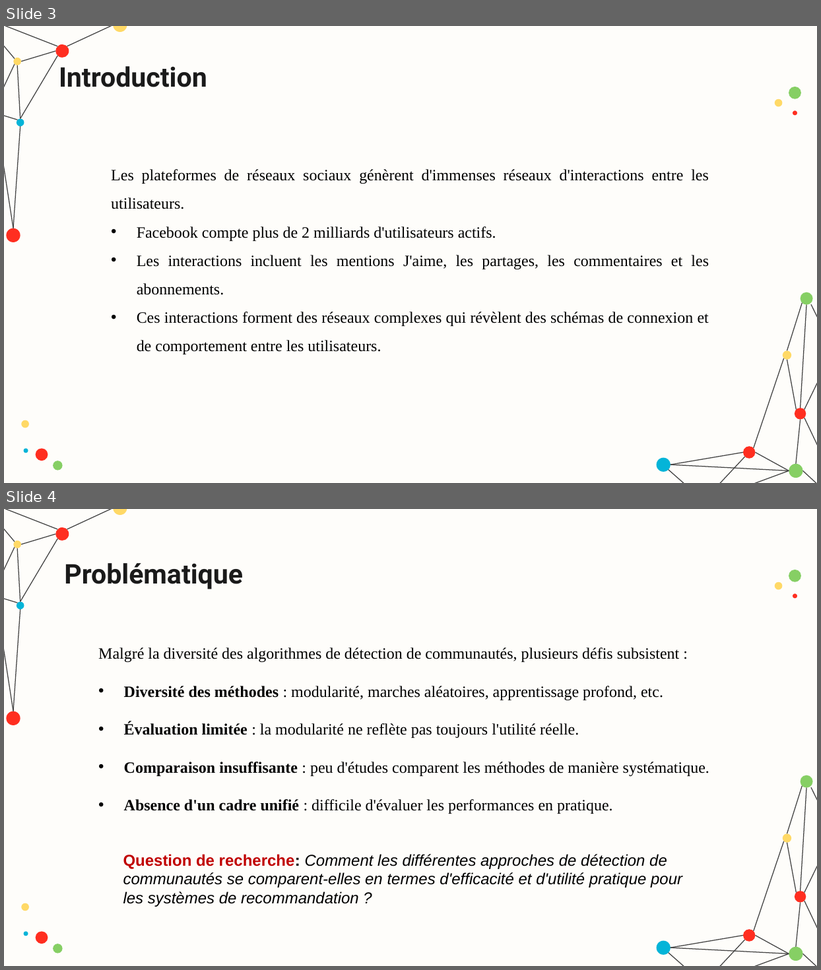
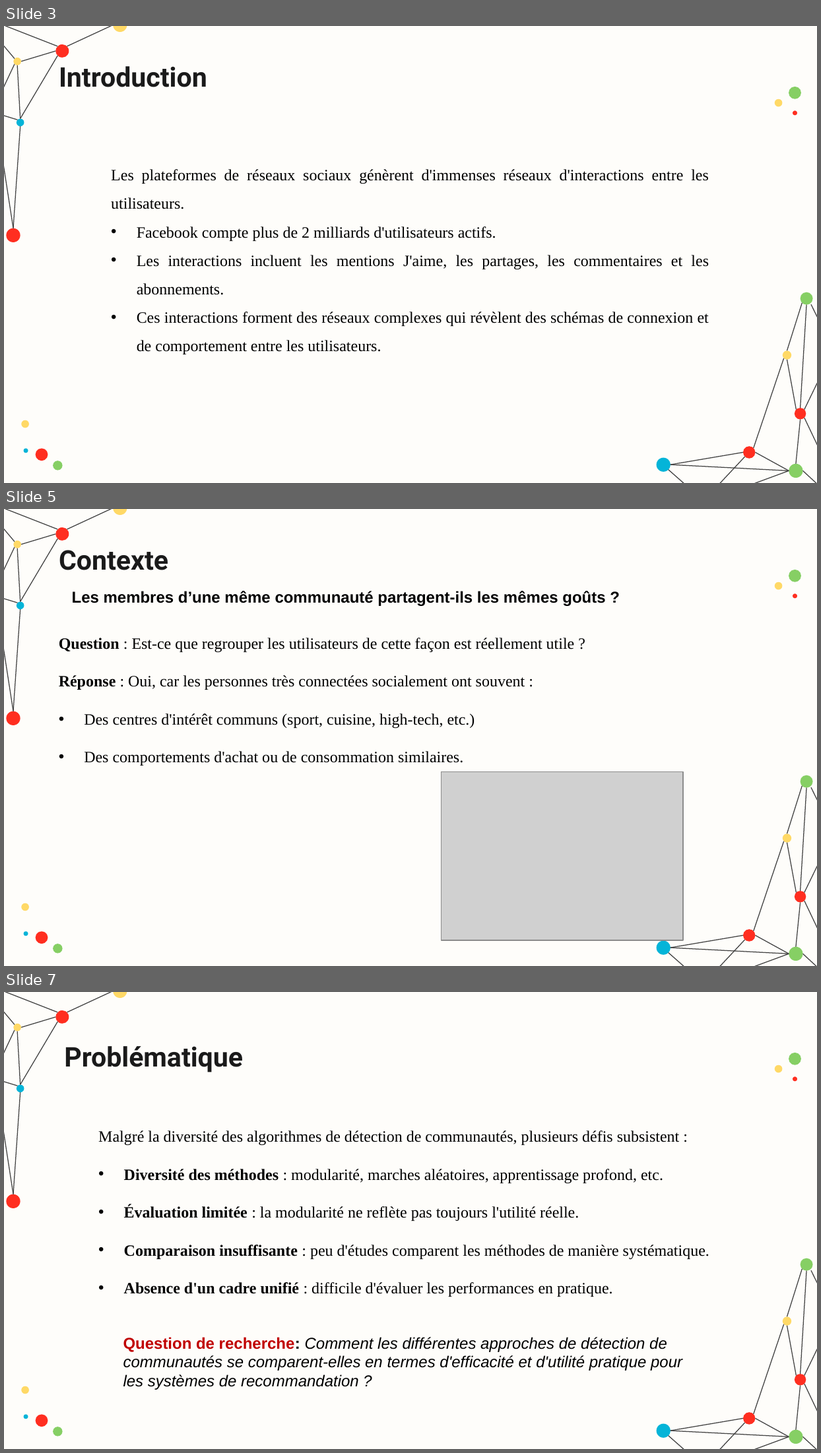
Before and after one commit to hamzamdn077/Master-Project, a slide deck: presentation.pptx. Shown one above the other, each under a label of ours: slides 3 and 4 before the commit, slides 3, 5 and 7 after it; the slides between them are not shown. The pictures are 821x970 and 821x1453 pixels, drawn with LibreOffice and Linux fonts; fonts in the diff are those of the drawing; grey boxes stand for pictures. Boxes give left, top, right and bottom in pixels: in the first picture for what was removed or moved away, otherwise in the second. Text is boxed around its words. In the diff, an @@ line names an element or a change of style, - is before the commit and + after.

```diff
--- a/presentation.pptx
+++ b/presentation.pptx
@@ slide 5 added at (x1=4, y1=509, x2=817, y2=966), background #FEFDFA; not listed: 43 template elements that a slide beside it also shows @@
@@ title added at (x1=59, y1=550, x2=168, y2=570), 24 pt, text #1A1A1A, bold @@
+Contexte
@@ text added at (x1=72, y1=591, x2=605, y2=606), 14 pt, text #000000, bold @@
+Les membres d’une même communauté partagent-ils les mêmes goûts ?
@@ text added at (x1=59, y1=638, x2=575, y2=766), 14 pt, text #000000 @@
+Question : Est-ce que regrouper les utilisateurs de cette façon est réellement utile ?
+Réponse : Oui, car les personnes très connectées socialement ont souvent :
+• Des centres d'intérêt communs (sport, cuisine, high-tech, etc.)
+• Des comportements d'achat ou de consommation similaires.
@@ picture added at (x1=442, y1=772, x2=684, y2=940) @@
@@ what was slide 4 is now slide 7 @@
```
Also in this commit, not shown: 1 slide changed, 2 other slides added, 1 other file.
